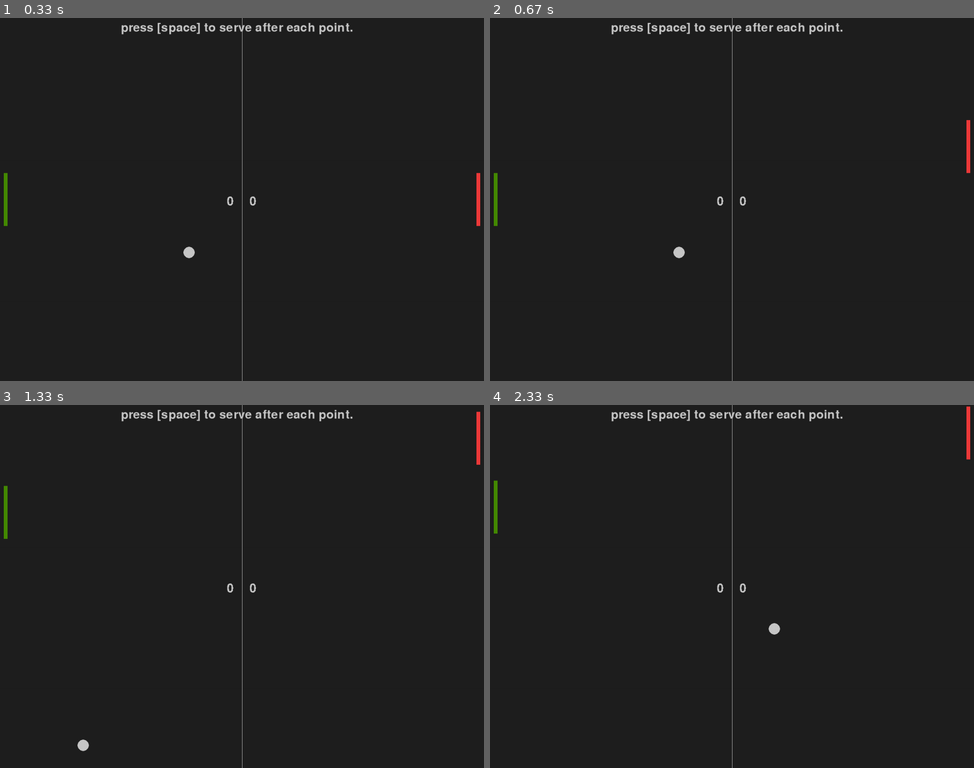
Above: before the commit, frames 1-4 (two rows, left to right).
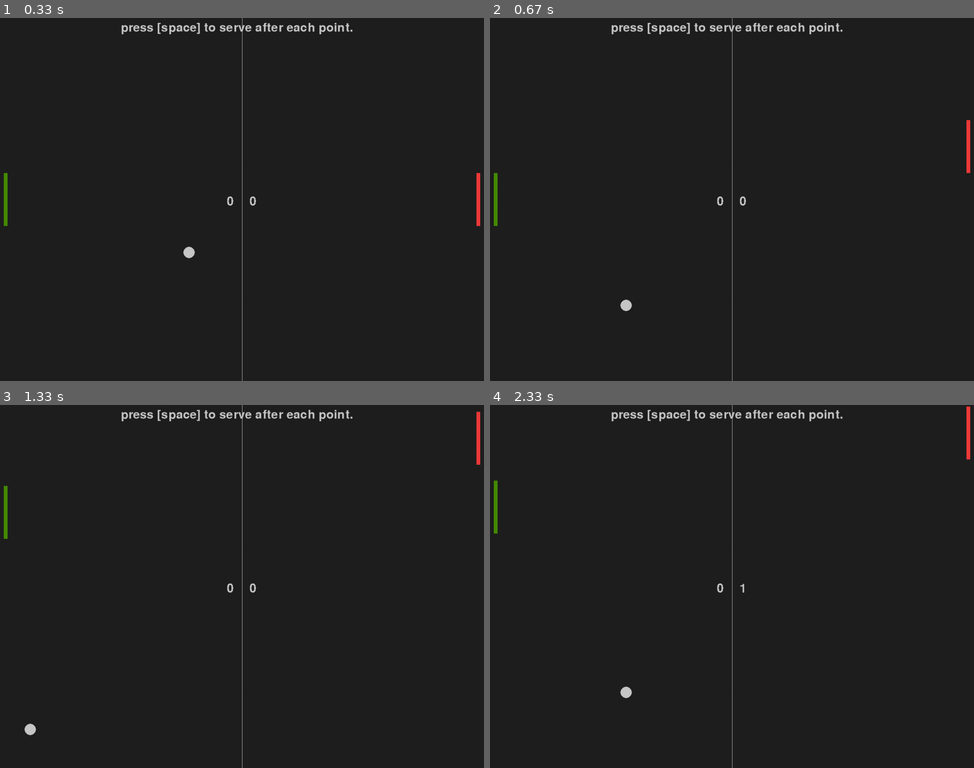
Above: after the commit, the same moments.

Repository: HeyItsBlinded/pygame-tutorial
Game: pygame game, started from main.py
Same seed, same stepped clock (60 frames per second), same inputs: the game is played once before the commit and once after it.
Inputs:
- Up to frame 1 (0.33 s): no input
- Up to frame 2 (0.67 s): hold Space from 0.33 s (still down); hold Up from 0.33 s (still down)
- Up to frame 3 (1.33 s): release Space at 0.8 s; release Up at 0.8 s; hold Up 0.83-1.3 s; hold W 0.83-1.3 s
- Up to frame 4 (2.33 s): hold Down 1.33-1.63 s; hold S 1.33-1.63 s; tap Space at 1.67, 2.07 s; hold Up from 2 s (still down); hold W from 2 s (still down)

Frame 1 is identical in both runs. In frame 2, 0.1% of the frame differs, in the area x 26-41%, y 62-81%; in frame 3, 0.1%; in frame 4, 0.1%, in the area x 26-60%, y 49-81%.

Commit message:
edge case solved

Diff:
--- a/main.py
+++ b/main.py
@@ -110,9 +110,10 @@
 
         if event.type == pygame.KEYDOWN:
             if event.key == pygame.K_SPACE:
-                ballresetpos()
-                ballspeedY = random.choice((1, -1)) * 7
-                ballspeedX = random.choice((1, -1)) * 7
+                if ballspeedX == 0 and ballspeedY == 0: # prevents reset while ball is in play
+                    ballresetpos()
+                    ballspeedY = random.choice((1, -1)) * 7
+                    ballspeedX = random.choice((1, -1)) * 7
 
         # player1 ctrls
         if event.type == pygame.KEYDOWN:
